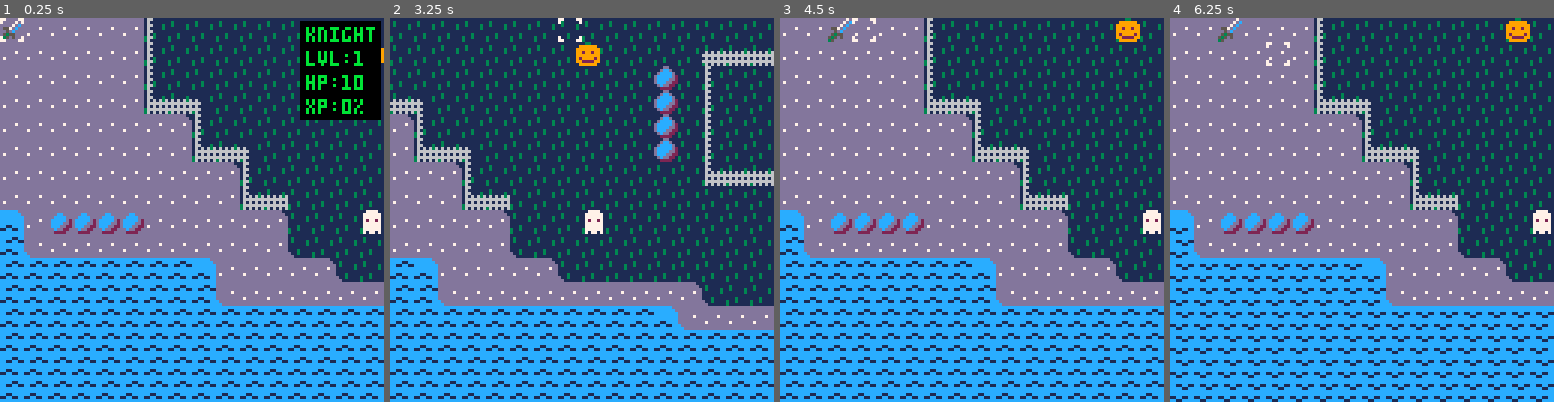
Above: before the commit, frames 1-4 (left to right).
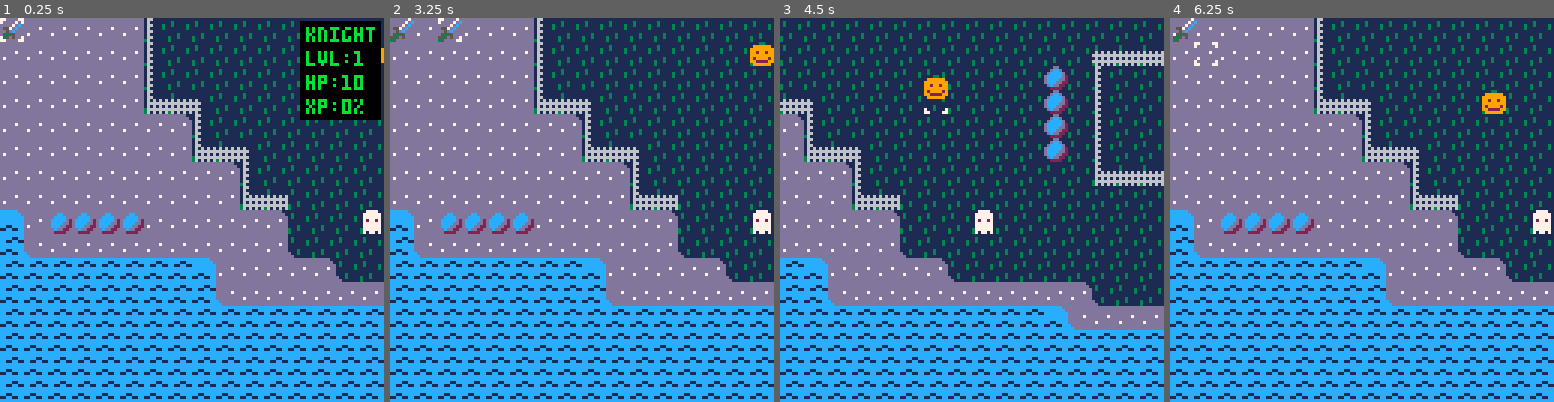
Above: after the commit, the same moments.

Repository: cstephen/PICO-8-Tactics
Game: PICO-8 cartridge tactics.p8
Same seed, same stepped clock (60 frames per second), same inputs: the game is played once before the commit and once after it.
Inputs:
- Up to frame 1 (0.25 s): no input
- Up to frame 2 (3.25 s): tap X (X key) at 0.33, 1.07, 1.85, 2.97 s; tap O (Z key) at 0.7, 1.7, 2.1, 2.5, 2.9 s; hold Right 1.6-2.1 s; hold Up 2.15-2.42 s; hold Right 2.47-3.03 s; hold Left from 3.08 s (still down)
- Up to frame 3 (4.5 s): tap O (Z key) at 3.3, 3.7, 4.1 s; release Left at 3.58 s; hold Down 3.63-3.97 s; hold Right from 4.02 s (still down); tap X (X key) at 4.08 s
- Up to frame 4 (6.25 s): tap O (Z key) every 0.4 s from 4.5 to 6.1 s; release Right at 4.68 s; hold Up 4.73-5.03 s; hold Left 5.08-5.68 s; tap X (X key) at 5.2 s; hold Down 5.73-6.03 s; hold Right from 6.08 s (still down)

The runs differ from the first frame. In frame 1, 0.2% of the frame differs, in the area x 37-75%, y 3-47%; in frame 2, 42%; in frame 3, 42%, in the area x 0-100%, y 0-82%; in frame 4, 5.3%.

Commit message:
More sprite sheet rearrangements and fixes.

Diff:
--- a/tactics.p8
+++ b/tactics.p8
@@ -69,28 +69,28 @@
     evil = 20
   },
   frank = {
-    evil = 64
+    evil = 16
   },
   wolf = {
-    evil = 65
+    evil = 17
   },
   vampir = {
-    evil = 66
+    evil = 18
   },
   witch = {
-    evil = 67
+    evil = 19
   },
   zombie = {
-    evil = 68
+    evil = 20
   },
   ghost = {
-    evil = 69
+    evil = 21
   },
   lagoon = {
-    evil = 70
+    evil = 22
   },
   jack = {
-    evil = 71
+    evil = 23
   }
 }
 
@@ -251,7 +251,7 @@
       beach = 1,
       water = 0,
       deepwater = 0,
-      cemetary = 2,
+      cemetary = 1,
       bridge = 1,
       obstacle = 0
     }
@@ -442,7 +442,7 @@
       terraintype = g_terrain[randx][randy]
     until g_archetypes[type].terrain[terraintype] > 0
 
-    add(g_units.evil, createunit(type, 1, "evil", randx, randy))
+    add(g_units.evil, createunit(type, flr(rnd(5)) + 1, "evil", randx, randy))
   end
 
   for i=0, g_gridsize.x do
@@ -852,7 +852,7 @@
     y = g_select.y - g_mapcorner.y
   }
 
-  spr(63, screenpos.x * 8, screenpos.y * 8)
+  spr(50, screenpos.x * 8, screenpos.y * 8)
 
   local unit = getunit(g_select.x, g_select.y)[1]
   if unit != nil then
@@ -912,9 +912,9 @@
 
   if frame <= 30 then
     zoom(0, 1)
-  elseif frame > 60 and frame <= 63 then
+  elseif frame > 60 and frame <= 50 then
     nudge("good", 1 * nudgefactor)
-  elseif frame > 63 and frame <= 66 then
+  elseif frame > 50 and frame <= 66 then
     damage("evil")
     nudge("good", -1 * nudgefactor)
   elseif frame > 81 and frame <= 83 then
@@ -1180,7 +1180,7 @@
 end
 
 function exploremoves(x, y, passable, obstacles, attacking)
-  return explorerange(g_chosen.x, g_chosen.y, g_chosen.speed, 62, passable, obstacles, true, attacking)
+  return explorerange(g_chosen.x, g_chosen.y, g_chosen.speed, 49, passable, obstacles, true, attacking)
 end
 
 function moveanimate()
@@ -1275,7 +1275,7 @@
 end
 
 function exploreattacks(targets)
-  local attackspaces = minmaxrange(g_chosen.x, g_chosen.y, g_chosen.attackmin, g_chosen.attackmax, 0, 61, targets, {}, true, true)
+  local attackspaces = minmaxrange(g_chosen.x, g_chosen.y, g_chosen.attackmin, g_chosen.attackmax, 0, 48, targets, {}, true, true)
   if #attackspaces > 0 then
     if g_turn == "player" then
       g_attacking = "player"
@@ -1313,7 +1313,7 @@
     counteralignment = {"good"}
   end
 
-  local g_spaces = minmaxrange(g_enemy.x, g_enemy.y, g_enemy.attackmin, g_enemy.attackmax, 0, 61, counteralignment, {}, true, true)
+  local g_spaces = minmaxrange(g_enemy.x, g_enemy.y, g_enemy.attackmin, g_enemy.attackmax, 0, 48, counteralignment, {}, true, true)
 
   g_battleanimation.counterattack = false
   for space in all(g_spaces) do
@@ -1570,7 +1570,7 @@
 
 
 __gff__
-0000080000000000000000000000000000000800000000000000000000000000000000000000000000000000000000000000000000000000000000000000000000000000000000000000000000000000000000000000000000000000000000000000000000000000000000000000000000000000000000000000000000000000
+0000080000000000000000000000000000000000000000000000000000000000000000000000000000000000000000000000000000000000000000000000000000000000000000000000000000000000000000000000000000000000000000000000000000000000000000000000000000000000000000000000000000000000
 0000000000000000000000000000000000000000000000000000000000000000000000000000000000000000000000000000000000000000000000000000000000000000000000000000000000000000000000000000000000000000000000000000000000000000000000000000000000000000000000000000000000000000
 __map__
 cacacacacacacacacadcdcdcdcdcdcdcdcdcdcdcdcdcdcdc90e5e5e5e5e5e5e5e5e5e5e5e5e5e5e5e5e5e5e5e5e5e5e5e5e5e5e5e5e5e5e5e5e5e590e3dcdcdccacacacacacacacacacacacacadce5e5e5e5e5e5e5e5e5e5e5e5e5e5e5e5e5e5e580eb85eb85eeeeeeeeeeeeeeeeeeeeeeeeeeeeeeeeeeeeeeeeee85ee85eeee
Not shown, changed: 35 lines of the sprite sheet (__gfx__) section of tactics.p8
